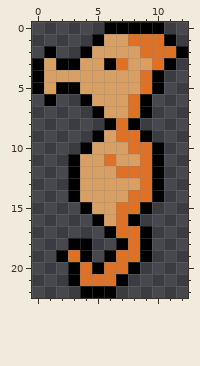
Two states of a pixel-art sprite, Vorlage_2021/beyer/assets/textures/fish/seahorse_13x23.png. Above, as it was before the edit.
The file is 13x23 pixels.
And afterwards:
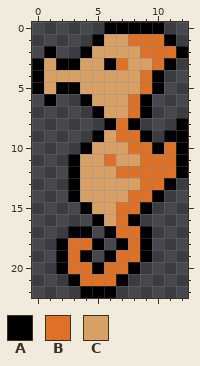
Palette (. is transparent): A #000000  B #df7126  C #d9a066
Diff:
y 8: x 12 . -> A
y 9: x 11..12 .. -> AA
y 10: x 11..12 .. -> BA
y 11..12: x 10..12 A.. -> BBA
y 13: x 10..11 A. -> BA
y 17: x 3..4 .. -> AA
y 18: x 2..5 .AA. -> ABBA
y 20: x 2..3 .A -> AB
Changed places in both pictures, as pixel boxes (x1, y1, x2, y2):
changed: (152, 118, 188, 190)
changed: (56, 226, 104, 274)
